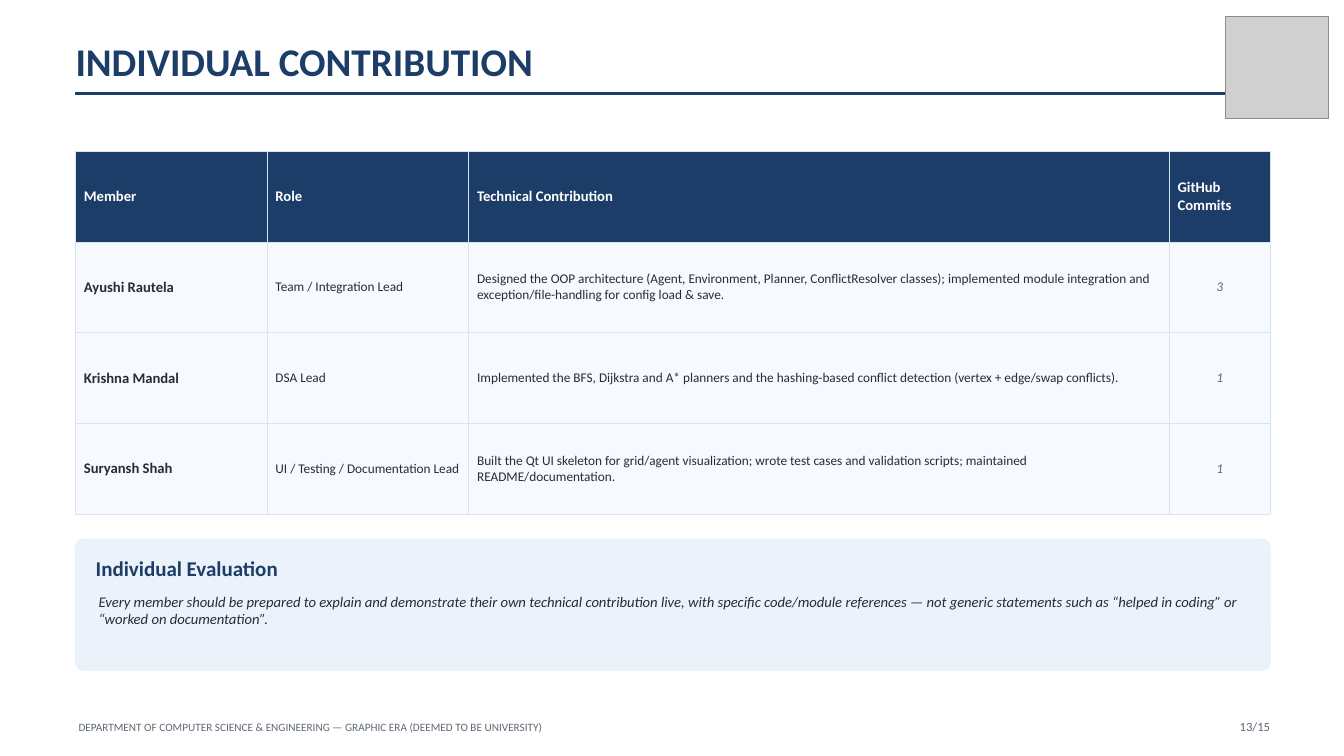
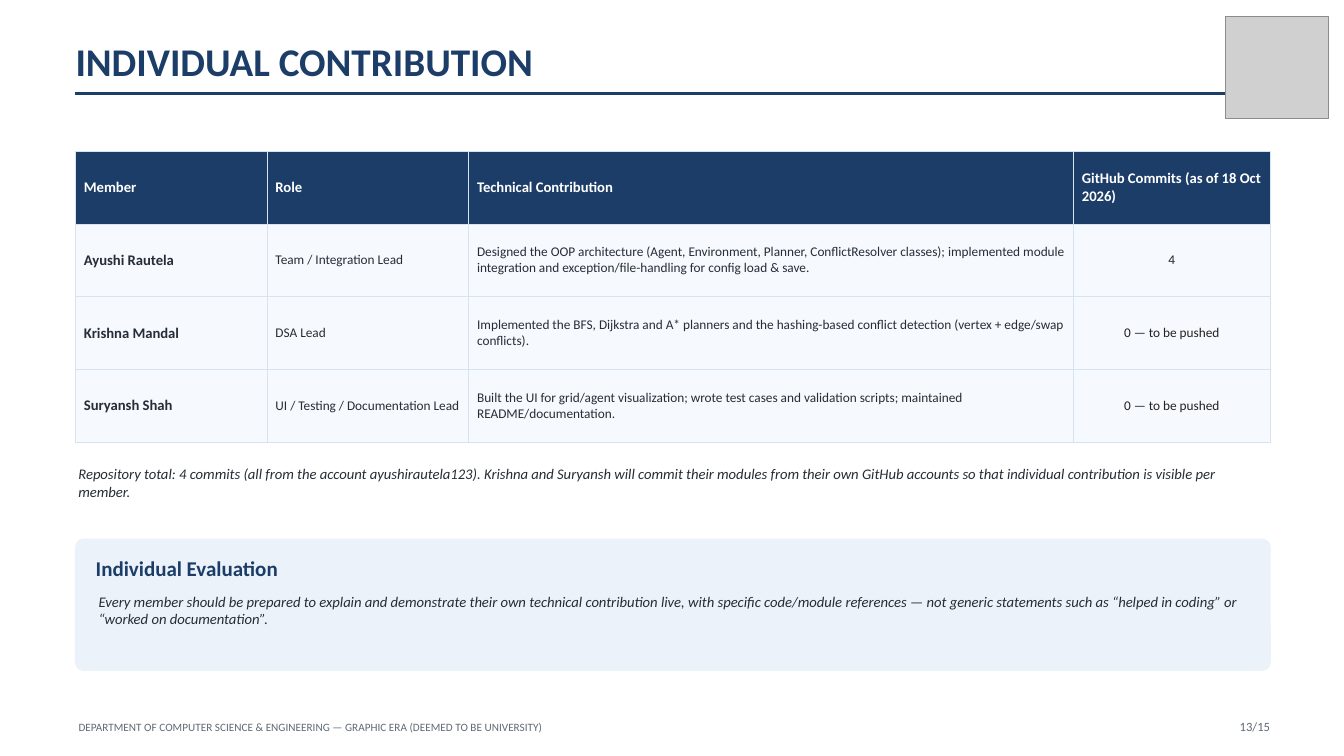
Before and after one commit to ayushirautela123/Simulator-for-Path-Planning-of-Multi-Agent, a slide deck: slide 13 of TeamAFK_PhaseII_Evaluation.pptx. Drawn at 1344x756 pixels with LibreOffice and Linux fonts; fonts in the diff are those of the drawing; grey boxes stand for pictures. Boxes give left, top, right and bottom in pixels: in the first picture for what was removed or moved away, otherwise in the second. Text is boxed around its words. In the diff, an @@ line names an element or a change of style, - is before the commit and + after.

```diff
--- a/TeamAFK_PhaseII_Evaluation.pptx
+++ b/TeamAFK_PhaseII_Evaluation.pptx
@@ table at (76,151,1270,443) @@
-row 1, column 4: GitHub Commits
+row 1, column 4: GitHub Commits (as of 18 Oct 2026)
-row 2, column 4: 3
+row 2, column 4: 4
-row 3, column 4: 1
+row 3, column 4: 0 — to be pushed
-row 4, column 3: Built the Qt UI skeleton for grid/agent visualization; wrote test cases and validation scripts; maintained README/documentation.
+row 4, column 3: Built the UI for grid/agent visualization; wrote test cases and validation scripts; maintained README/documentation.
-row 4, column 4: 1
+row 4, column 4: 0 — to be pushed
@@ text added at (78,468,1215,497), 10.5 pt, text #262D37, italic @@
+Repository total: 4 commits (all from the account ayushirautela123). Krishna and Suryansh will commit their modules from their own GitHub accounts so that individual contribution is visible per member.
```
Also in this commit, not shown: 12 other slides changed.
